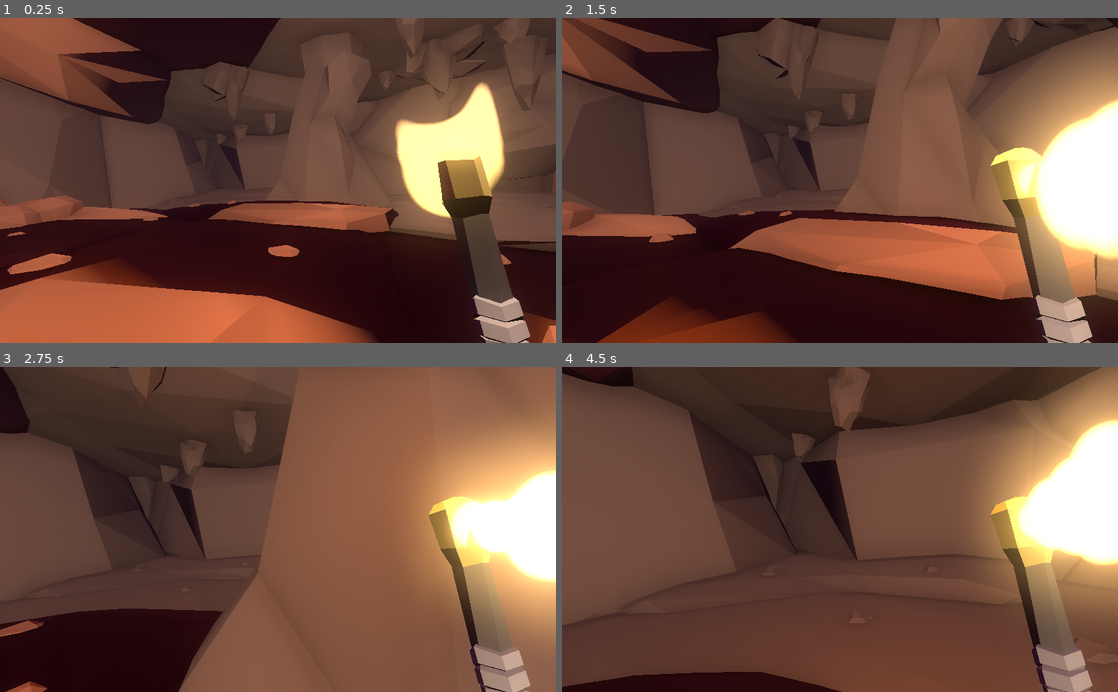
Above: before the commit, frames 1-4 (two rows, left to right).
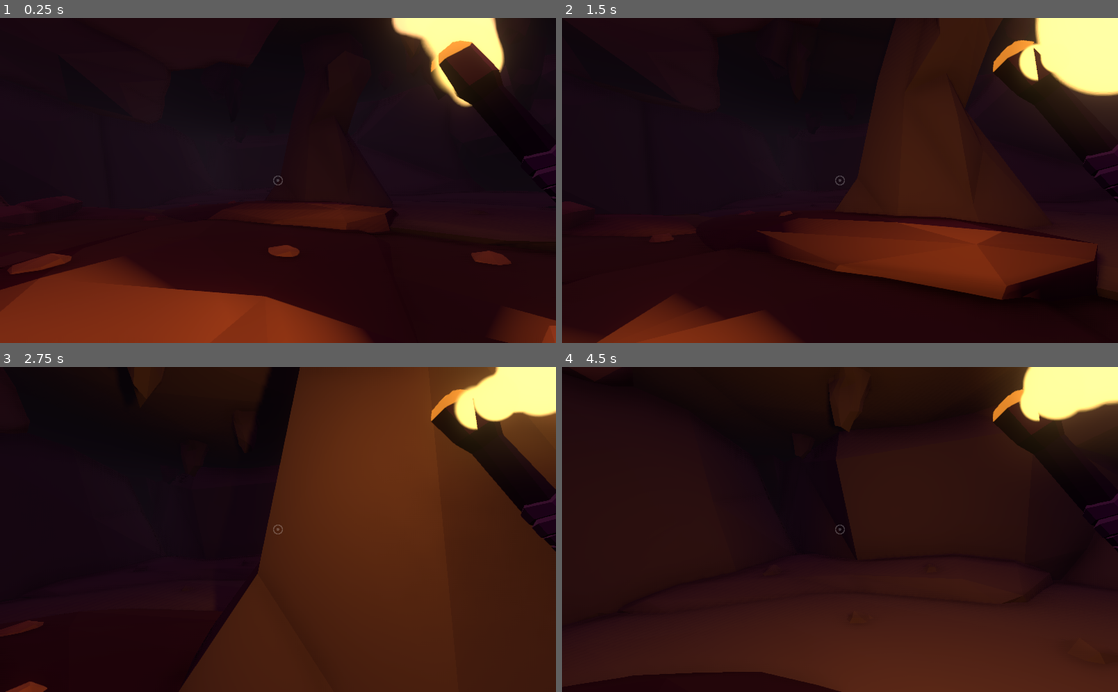
Above: after the commit, the same moments.

Repository: Anemony22/Creative-Jam-2021
Game: Godot game, scene res://scenes/levels/Main.tscn
Two runs of this game, one before a commit and one after it. Both use one fixed random seed, a clock stepped at 60 frames per second and the inputs below.
Inputs (mouse positions are in pixels of both pictures, inside the frame that each line leads up to):
- Up to frame 1 (0.25 s): no input
- Up to frame 2 (1.5 s): tap Enter at 0.5 s; move the mouse to (867, 180) at 0.52 s; hold W (move_forward) from 0.53 s (still down); move the mouse to (812, 180) at 1.27 s
- Up to frame 3 (2.75 s): keep holding W (move_forward); move the mouse to (289, 523) at 2.02 s
- Up to frame 4 (4.5 s): keep holding W (move_forward); move the mouse to (834, 536) at 2.77 s; move the mouse to (878, 532) at 3.52 s; move the mouse to (795, 526) at 4.27 s

The runs differ from the first frame. In frame 1, 70% of the frame differs, in the area x 0-100%, y 0-100%; in frame 2, 72%; in frame 3, 89%; in frame 4, 94%.

Commit message:
Torch adjustments and crosshair

Diff:
--- a/default_env.tres
+++ b/default_env.tres
@@ -18,7 +18,6 @@
 ssao_radius = 3.0
 ssao_intensity = 5.0
 ssao_light_affect = 0.5
-dof_blur_far_enabled = true
 dof_blur_far_distance = 40.0
 glow_enabled = true
 glow_intensity = 1.06
--- a/project.godot
+++ b/project.godot
@@ -1100,4 +1100,5 @@
 [rendering]
 
 quality/filters/msaa=2
+quality/filters/use_fxaa=true
 environment/default_environment="res://default_env.tres"
--- a/scenes/entities/Player.gd
+++ b/scenes/entities/Player.gd
@@ -1,12 +1,12 @@
 extends KinematicBody
-
-onready var camera = $Pivot/Camera
 
 var gravity = -30
 export var max_speed = 8
 export var mouse_sensitivity = 0.002
 
 var velocity = Vector3()
+
+var lerpTime = 0.0
 
 func get_input():
 	var input_dir = Vector3()
@@ -27,10 +27,12 @@
 func _unhandled_input(event):
 	if event is InputEventMouseMotion and Input.get_mouse_mode() == Input.MOUSE_MODE_CAPTURED:
 		rotate_y(-event.relative.x * mouse_sensitivity)
-		$Pivot.rotate_x(-event.relative.y * mouse_sensitivity)
-		$Pivot.rotation.x = clamp($Pivot.rotation.x, -1.2, 1.2)
+		$CameraPivot.rotate_x(-event.relative.y * mouse_sensitivity)
+		$CameraPivot.rotation.x = clamp($CameraPivot.rotation.x, -1.2, 1.2)
 
 func _physics_process(delta):
+	$TorchPivot.rotation = lerp($TorchPivot.rotation, $CameraPivot.rotation, 0.2)
+
 	velocity.y += gravity * delta
 	var desired_velocity = get_input() * max_speed
 
--- a/scenes/entities/Player.tscn
+++ b/scenes/entities/Player.tscn
@@ -1,7 +1,8 @@
-[gd_scene load_steps=4 format=2]
+[gd_scene load_steps=5 format=2]
 
 [ext_resource path="res://scenes/entities/Player.gd" type="Script" id=1]
 [ext_resource path="res://scenes/objects/Torch.tscn" type="PackedScene" id=2]
+[ext_resource path="res://resources/images/Cross Hair.png" type="Texture" id=3]
 
 [sub_resource type="CapsuleShape" id=1]
 radius = 1.49692
@@ -16,10 +17,29 @@
 transform = Transform( 1, 0, 0, 0, -4.37114e-08, 1, 0, -1, -4.37114e-08, 0, 0, -0.254985 )
 shape = SubResource( 1 )
 
-[node name="Pivot" type="Spatial" parent="."]
+[node name="CameraPivot" type="Spatial" parent="."]
 transform = Transform( 1, 0, 0, 0, 1, 0, 0, 0, 1, 0, 0.484852, 0 )
 
-[node name="Camera" type="Camera" parent="Pivot"]
+[node name="Camera" type="Camera" parent="CameraPivot"]
 
-[node name="Torch" parent="Pivot" instance=ExtResource( 2 )]
-transform = Transform( 0.992949, -0.069113, -0.0963092, 0.0910941, 0.964762, 0.246852, 0.0758548, -0.253884, 0.964255, 0.887167, -0.555463, -0.938129 )
+[node name="TorchPivot" type="Spatial" parent="."]
+transform = Transform( 1, 0, 0, 0, 1, 0, 0, 0, 1, 0, 0.485, 0 )
+
+[node name="Torch" parent="TorchPivot" instance=ExtResource( 2 )]
+transform = Transform( 0.863924, -0.466124, -0.190691, 0.497876, 0.847508, 0.183979, 0.0758548, -0.253884, 0.964255, 1.20379, 0.0626097, -1.02123 )
+
+[node name="HUD" type="CanvasLayer" parent="."]
+
+[node name="Control" type="Control" parent="HUD"]
+anchor_left = 0.5
+anchor_top = 0.5
+anchor_right = 0.5
+anchor_bottom = 0.5
+rect_scale = Vector2( 0.2, 0.2 )
+__meta__ = {
+"_edit_use_anchors_": false
+}
+
+[node name="Sprite" type="Sprite" parent="HUD/Control"]
+modulate = Color( 1, 1, 1, 0.211765 )
+texture = ExtResource( 3 )
--- a/scenes/levels/Main.tscn
+++ b/scenes/levels/Main.tscn
@@ -45,6 +45,7 @@
 
 [node name="GodLight" type="OmniLight" parent="."]
 transform = Transform( 1, 0, 0, 0, 1, 0, 0, 0, 1, 0, 8.59394, 0 )
+visible = false
 omni_range = 74.2967
 __meta__ = {
 "_editor_description_": "A light that illumiates the entire cave. Disable when not testing."
Binary file added: resources/images/Cross Hair.png
Not shown, added: resources/images/Cross Hair.png.import
